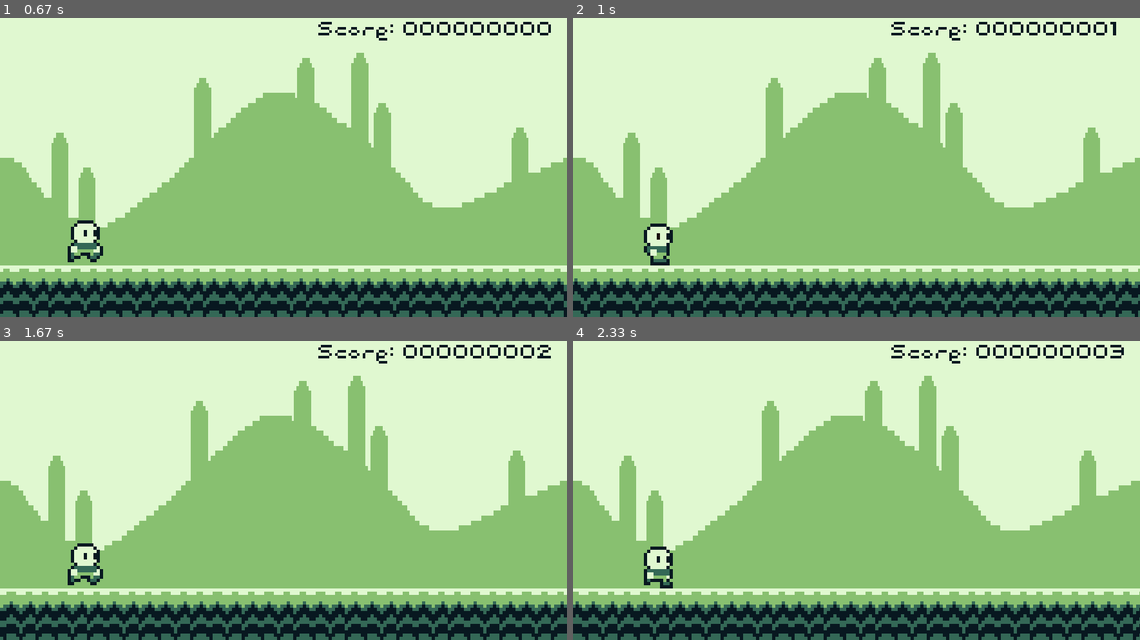
Above: before the commit, frames 1-4 (two rows, left to right).
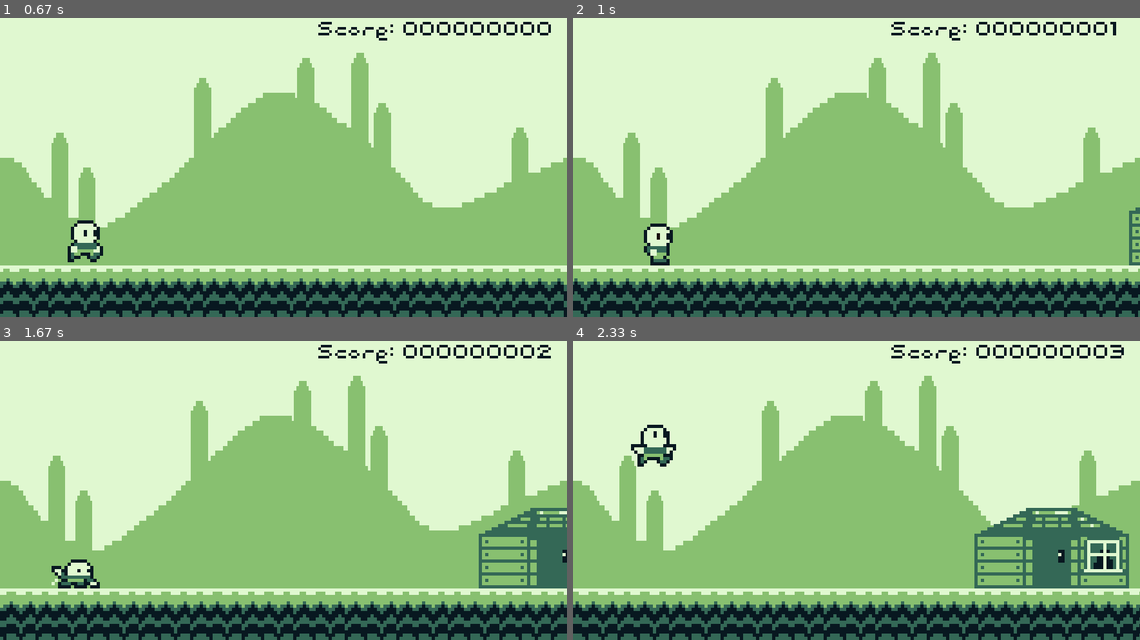
Above: after the commit, the same moments.

Repository: jperelygin/pygame_practice
Game: pygame game, started from beware_the_night/Game.py
Same seed, same stepped clock (60 frames per second), same inputs: the game is played once before the commit and once after it.
Inputs:
- Up to frame 1 (0.67 s): tap Space at 0.33 s
- Up to frame 2 (1 s): no input
- Up to frame 3 (1.67 s): hold S 1.17-1.63 s
- Up to frame 4 (2.33 s): hold W 1.67-2.03 s

Frame 1 is identical in both runs. In frame 2, 0.2% of the frame differs, in the area x 98-100%, y 63-83%; in frame 3, 3.3%; in frame 4, 5.8%, in the area x 10-99%, y 28-83%.

Commit message:
Beware the night 0.6
Added decor spawning. Refactoring collision detection. Added crouch to Player. Added music

Diff:
--- /dev/null
+++ b/beware_the_night/Decorations.py
@@ -0,0 +1,52 @@
+import pygame
+from spritesheet_parser import get_sprite
+import conf
+
+GRASS_SPRITE_1 = pygame.transform.scale(get_sprite(conf.sprite_sheet, conf.TILE_SIZE, 11, 0),
+                                        conf.INGAME_TILE_SIZE)
+GRASS_SPRITE_2 = pygame.transform.scale(get_sprite(conf.sprite_sheet, conf.TILE_SIZE, 11, 1),
+                                        conf.INGAME_TILE_SIZE)
+HOUSE_SPRITE = pygame.transform.scale(get_sprite(conf.sprite_sheet, (48, 32), 4, 0),
+                                      (240, 160))
+
+class Decoration(pygame.sprite.Sprite):
+    def __init__(self):
+        super().__init__()
+        self.image = ""
+        self.rect = pygame.Rect((0, 0), (0, 0))
+        self.speed = 3
+
+    def move(self):
+        self.rect.x -= self.speed
+
+
+class Grass(Decoration):
+    def __init__(self):
+        super().__init__()
+        self.image_array = [GRASS_SPRITE_1, GRASS_SPRITE_2]
+        self.image = self.image_array[0]
+        self.rect = self.image.get_rect(bottomleft=conf.DECOR_START_POSITION)
+        self.sprite = 0
+        self.sprite_speed = 0.02
+
+    def update_sprite(self):
+        self.sprite += self.sprite_speed
+        if self.sprite >= len(self.image_array):
+            self.sprite = 0
+        self.image = self.image_array[int(self.sprite)]
+        self.image.set_colorkey(conf.COLOR_TRANSPARENT)
+
+    def update(self):
+        self.move()
+        self.update_sprite()
+
+
+class House(Decoration):
+    def __init__(self):
+        super().__init__()
+        self.image = HOUSE_SPRITE
+        self.rect = self.image.get_rect(bottomleft=conf.DECOR_START_POSITION)
+        self.image.set_colorkey(conf.COLOR_TRANSPARENT)
+
+    def update(self):
+        self.move()
--- a/beware_the_night/Enemy.py
+++ b/beware_the_night/Enemy.py
@@ -37,17 +37,19 @@
 SLIME_SPRITE_3 = pygame.transform.scale(get_sprite(conf.sprite_sheet, conf.TILE_SIZE, 3, 9),
                                         conf.INGAME_TILE_SIZE)
 BAT_SPRITE_1 = pygame.transform.scale(get_sprite(conf.sprite_sheet, conf.TILE_SIZE, 6, 3),
-                                        conf.INGAME_TILE_SIZE)
+                                      conf.INGAME_TILE_SIZE)
 BAT_SPRITE_2 = pygame.transform.scale(get_sprite(conf.sprite_sheet, conf.TILE_SIZE, 6, 4),
-                                        conf.INGAME_TILE_SIZE)
+                                      conf.INGAME_TILE_SIZE)
+
 
 class Enemy(pygame.sprite.Sprite):
-    def __init__(self, image_array, x_start):
+    def __init__(self, image_array, x_start, y_pos):
         super().__init__()
         self.image_array = image_array
         self.image = self.image_array[0]
         self.image.set_colorkey(conf.COLOR_TRANSPARENT)
-        self.rect = self.image.get_rect(bottomleft=(x_start, conf.ENEMY_POSITION_Y))
+        self.rect = self.image.get_rect(bottomleft=(x_start, y_pos))
+        self.collider_rect = self.rect.copy()
         self.move_sprite = 0
         self.sprite_speed = 0.2
         self.speed = 6
@@ -59,6 +61,7 @@
         self.image = self.image_array[int(self.move_sprite)]
         self.image.set_colorkey(conf.COLOR_TRANSPARENT)
         self.rect.x -= self.speed
+        self.collider_rect.x = self.rect.x
 
     def update(self):
         self.move()
@@ -67,31 +70,33 @@
 class Fly(Enemy):
     def __init__(self, x_start):
         self.image_array = [FLY_SPRITE_1, FLY_SPRITE_2]
-        super().__init__(self.image_array, x_start)
+        super().__init__(self.image_array, x_start, conf.ENEMY_POSITION_Y_FLYING)
+        self.collider_rect = pygame.rect.Rect(self.rect.topleft, conf.SMALL_COLLIDER_RECT)
 
 
 class OneEye(Enemy):
     def __init__(self, x_start):
         self.image_array = [ONEEYE_SPRITE_1, ONEEYE_SPRITE_2, ONEEYE_SPRITE_3,
                             ONEEYE_SPRITE_4, ONEEYE_SPRITE_5, ONEEYE_SPRITE_6]
-        super().__init__(self.image_array, x_start)
+        super().__init__(self.image_array, x_start, conf.ENEMY_POSITION_Y_NORMAL)
 
 
 class Drill(Enemy):
     def __init__(self, x_start):
         self.image_array = [DRILL_SPRITE_1, DRILL_SPRITE_2, DRILL_SPRITE_3,
                             DRILL_SPRITE_4, DRILL_SPRITE_5, DRILL_SPRITE_6]
-        super().__init__(self.image_array, x_start)
+        super().__init__(self.image_array, x_start, conf.ENEMY_POSITION_Y_NORMAL)
 
 
 class Slime(Enemy):
     def __init__(self, x_start):
         self.image_array = [SLIME_SPRITE_1, SLIME_SPRITE_2, SLIME_SPRITE_3, SLIME_SPRITE_2]
-        super().__init__(self.image_array, x_start)
+        super().__init__(self.image_array, x_start, conf.ENEMY_POSITION_Y_SLIME)
         self.sprite_speed = 0.1
 
 
 class Bat(Enemy):
     def __init__(self, x_start):
         self.image_array = [BAT_SPRITE_1, BAT_SPRITE_2]
-        super().__init__(self.image_array, x_start)
+        super().__init__(self.image_array, x_start, conf.ENEMY_POSITION_Y_FLYING)
+        self.collider_rect = pygame.rect.Rect(self.rect.topleft, conf.SMALL_COLLIDER_RECT)
--- a/beware_the_night/Game.py
+++ b/beware_the_night/Game.py
@@ -10,10 +10,16 @@
 from Enemy import Fly, OneEye, Drill, Slime, Bat
 from UI import StartMenu, RunningMenu, EndMenu
 from GameState import GameState
+from Decorations import Grass, House
 
 DEBUG = False
+DEATH = False
 
 ENEMY_CLASSES = (Fly, OneEye, Drill, Slime, Bat)
+# ENEMY_CLASSES = (Fly, )
+
+DECOR_CLASSES = (Grass, House)
+
 
 class Game:
     def __init__(self):
@@ -25,6 +31,7 @@
         self.floor_move_event = pygame.USEREVENT + 2
         self.score_update = pygame.USEREVENT + 3
         self.spawn_timer = pygame.USEREVENT + 4
+        self.crouch_timer = pygame.USEREVENT + 5
         self.new_game()
 
     def new_game(self):
@@ -39,11 +46,15 @@
         self.floor.add(Floor(0))
         self.enemies = pygame.sprite.Group()
         self.ui = pygame.sprite.Group()
+        self.decorations = pygame.sprite.Group()
         # Reset timers
         pygame.time.set_timer(self.background_move_event, 0)
         pygame.time.set_timer(self.floor_move_event, 0)
         pygame.time.set_timer(self.score_update, 0)
         pygame.time.set_timer(self.spawn_timer, 0)
+        pygame.time.set_timer(self.crouch_timer, 0)
+        # Music stop
+        pygame.mixer_music.stop()
 
     def move_background(self):
         for sprite in self.background.sprites():
@@ -76,6 +87,14 @@
             if enemy.rect.midright[0] < -20:
                 self.enemies.remove(enemy)
 
+    def spawn_decor(self):
+        if len(self.decorations.sprites()) < 1:
+            self.decorations.add(random.choice(DECOR_CLASSES)())
+            print("Decor added!")
+        for decor in self.decorations.sprites():
+            if decor.rect.midright[0] < -100:
+                self.decorations.remove(decor)
+
     def update(self):
         pygame.display.update()
         self.clock.tick(conf.FPS)
@@ -90,13 +109,19 @@
                 self.ui.add(RunningMenu())
                 self.ui.update(self.player_instance.score)
                 self.enemies.update()
-                # for enemy in self.enemies.sprites():
-                #     if self.player_instance.rect.colliderect(enemy.rect):
-                #         self.state.next_state()
+                if DEATH:
+                    for enemy in self.enemies.sprites():
+                        if (enemy.collider_rect.collidepoint(self.player_instance.rect.midright)
+                                or enemy.collider_rect.collidepoint(self.player_instance.rect.midbottom)
+                                or enemy.collider_rect.collidepoint(self.player_instance.rect.midtop)):
+                            self.state.next_state()
+                self.spawn_decor()
+                self.decorations.update()
             case "END":
                 self.ui.empty()
                 self.player_instance.damage()
                 self.ui.add(EndMenu(self.player_instance.score))
+                pygame.mixer_music.stop()
 
     def check_events(self):
         for event in pygame.event.get():
@@ -110,8 +135,12 @@
                 pygame.time.set_timer(self.floor_move_event, 10)
                 pygame.time.set_timer(self.score_update, 500)
                 pygame.time.set_timer(self.spawn_timer, 1500)
-                self.player_instance.running = True
+                self.player_instance.is_running = True
                 self.state.next_state()
+                # Music start
+                pygame.mixer_music.load(conf.main_music)
+                pygame.mixer_music.play()
+                pygame.mixer_music.set_volume(.02)
             if event.type == self.background_move_event and self.state.get_state() == "RUNNING":
                 self.move_background()
             if event.type == self.floor_move_event and self.state.get_state() == "RUNNING":
@@ -120,8 +149,15 @@
                 self.update_score()
             if event.type == self.spawn_timer and self.state.get_state() == "RUNNING":
                 self.spawn_enemies()
+            if (pygame.key.get_pressed()[pygame.K_s] and not self.player_instance.is_crouching
+                    and self.state.get_state() == "RUNNING"):
+                pygame.time.set_timer(self.crouch_timer, 800)
+                self.player_instance.crouch()
+            if event.type == self.crouch_timer and self.state.get_state() == "RUNNING":
+                self.player_instance.is_crouching = False
             if pygame.key.get_pressed()[pygame.K_SPACE] and self.state.get_state() == "END":
                 self.new_game()
+
             if DEBUG:
                 if pygame.key.get_pressed()[pygame.K_q]:
                     self.new_game()
@@ -131,9 +167,16 @@
         self.background.draw(self.screen)
         self.update_floor()
         self.floor.draw(self.screen)
+        self.decorations.draw(self.screen)
         self.ui.draw(self.screen)
         self.player.draw(self.screen)
         self.enemies.draw(self.screen)
+        if DEBUG:
+            player_coll_rect = self.player_instance.rect.copy()
+            pygame.draw.rect(self.screen, "cyan", player_coll_rect, 2)
+            for enemy in self.enemies.sprites():
+                coll_rect = enemy.collider_rect.copy()
+                pygame.draw.rect(self.screen, "pink", coll_rect, 2)
 
     def run(self):
         while True:
--- a/beware_the_night/Player.py
+++ b/beware_the_night/Player.py
@@ -25,7 +25,10 @@
 RUN_SPRITES = [RUN_SPRITE_1, RUN_SPRITE_2, RUN_SPRITE_3]
 
 DAMAGE_SPRITE = pygame.transform.scale(get_sprite(conf.sprite_sheet, conf.TILE_SIZE, 2, 5),
-                                      conf.INGAME_TILE_SIZE)
+                                       conf.INGAME_TILE_SIZE)
+
+CROUCH_SPRITE = pygame.transform.scale(get_sprite(conf.sprite_sheet, conf.TILE_SIZE, 1, 4),
+                                       conf.INGAME_TILE_SIZE)
 
 
 class Player(pygame.sprite.Sprite):
@@ -35,11 +38,12 @@
         self.rect = self.image.get_rect(bottomleft=conf.PLAYER_POSITION)
         self.gravity = 0
         self.idle_sprite = 0
-        self.running = False
+        self.is_running = False
         self.run_sprite = 0
         self.score = 0
         self.current_position = conf.PLAYER_POSITION
         self.health = 1
+        self.is_crouching = False
 
     def run(self):
         if self.rect.bottom >= conf.PLAYER_POSITION[1]:
@@ -67,16 +71,21 @@
 
     def damage(self):
         self.image = DAMAGE_SPRITE
-        self.running = False
+        self.is_running = False
         self.image.set_colorkey(conf.COLOR_TRANSPARENT)
 
+    def crouch(self):
+        self.image = CROUCH_SPRITE
+        self.image.set_colorkey(conf.COLOR_TRANSPARENT)
+        self.is_crouching = True
+
     def input(self):
-        if pygame.key.get_pressed()[pygame.K_SPACE] and self.score > 1:
-            if self.running and self.rect.bottom >= conf.PLAYER_POSITION[1]:
+        if pygame.key.get_pressed()[pygame.K_w] and self.score > 1 and not self.is_crouching:
+            if self.is_running and self.rect.bottom >= conf.PLAYER_POSITION[1]:
                 self.jump()
 
     def apply_gravity(self):
-        if self.running:
+        if self.is_running:
             if self.rect.bottomleft[1] > self.current_position[1]:
                 self.fall()
             self.current_position = self.rect.bottomleft
@@ -86,8 +95,10 @@
             self.rect.bottom = conf.PLAYER_POSITION[1]
 
     def update(self):
-        if self.running:
+        if self.is_running and not self.is_crouching:
             self.run()
+        elif self.is_crouching:
+            self.crouch()
         else:
             self.idle()
         self.input()
--- a/beware_the_night/conf.py
+++ b/beware_the_night/conf.py
@@ -18,11 +18,18 @@
 
 # player
 PLAYER_POSITION = (80, 400)
+PLAYER_CROUCH_POSITION = (80, 435)
 
 # enemies
-ENEMY_POSITION_Y = 400
+ENEMY_POSITION_Y_NORMAL = 400
 ENEMY_POSITION_X_1 = SCREEN_WIDTH + 500
 ENEMY_POSITION_X_2 = SCREEN_WIDTH + 900
+SMALL_COLLIDER_RECT = (80, 45)
+ENEMY_POSITION_Y_FLYING = 380
+ENEMY_POSITION_Y_SLIME = 435
+
+# decorations
+DECOR_START_POSITION = (SCREEN_WIDTH + 100, 400)
 
 # colors
 COLOR_LIGHT = "#e0f8d0"
@@ -33,4 +40,7 @@
 
 # sprites
 backgrounds = "assets/backgrounds2.png"
-sprite_sheet = "assets/gameboy_platformer_texture_closer.png"
+sprite_sheet = "assets/gameboy_platformer_texture_closer_2.png"
+
+# music
+main_music = "assets/audio_2024-02-28_21-59-03.ogg"
Binary file changed: beware_the_night/assets/gameboy_platformer_texture_closer.png
Binary file added: beware_the_night/assets/gameboy_platformer_texture_closer_2.png
